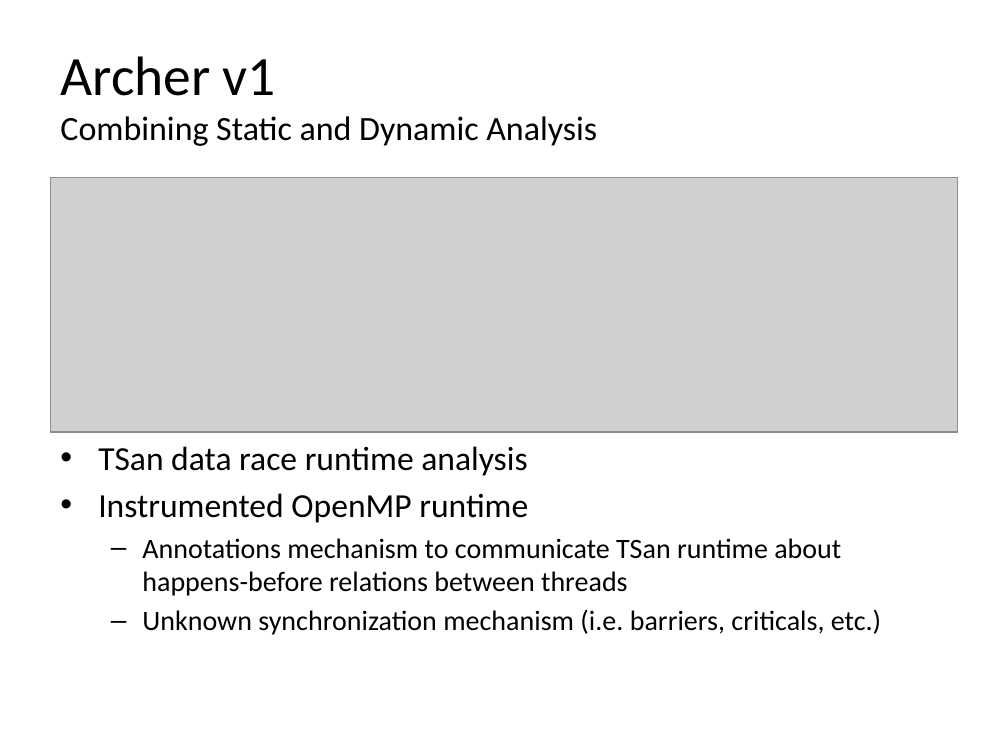
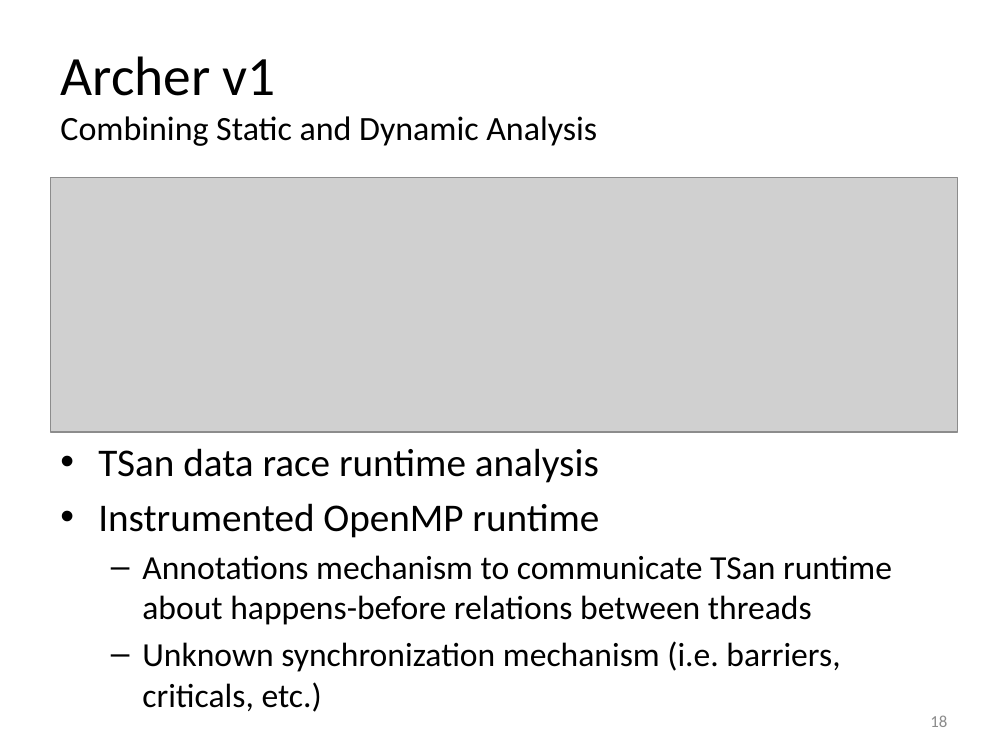
Before and after one commit to simoatze/oral_qualifier, a slide deck: slide 18 of presentation/presentation.pptx (slide 16 before the commit). Drawn at 1008x756 pixels with LibreOffice and Linux fonts; fonts in the diff are those of the drawing; grey boxes stand for pictures. Boxes give left, top, right and bottom in pixels: in the first picture for what was removed or moved away, otherwise in the second. Text is boxed around its words. In the diff, an @@ line names an element or a change of style, - is before the commit and + after.

```diff
--- a/presentation/presentation.pptx
+++ b/presentation/presentation.pptx
@@ text "TSan data race runtime analysis" at (98,448,892,712): size 24 to 28 pt in "TSan data race runtime analysis", "Instrumented OpenMP runtime"; size 20 to 24 pt in "Annotations mechanism to communicate TSan runtime about ...", "Unknown synchronization mechanism (i.e. barriers, criticals, ..." @@
@@ page number added at (930,715,947,727), 12 pt, text #8C8C8C @@
+18
```
Also in this commit, not shown: 22 other slides changed, 2 slides added, 1 other file.
